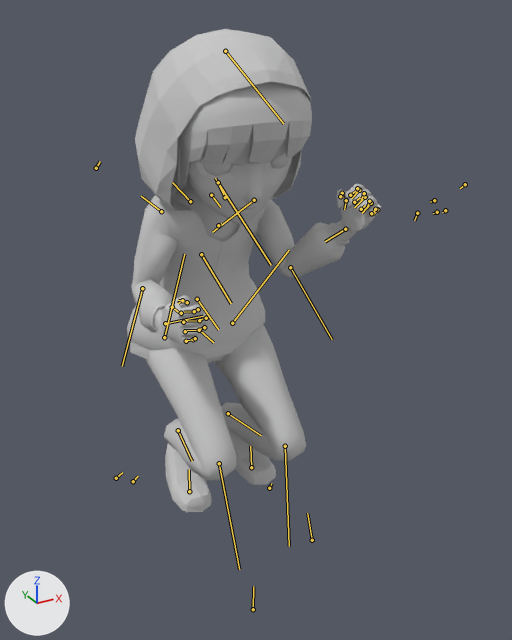
Renders of the FBX model Graphic/Animation/C_Seed_Ani12@Fall_End.FBX from each side of a commit.
One viewpoint serves both versions: a 50 mm lens placed at (-0.354, -0.802, 0.398), pointed at (0.048, -0.071, 0.033). Every picture has the same lights, and +X, +Y and +Z are marked at lower left. Both versions are drawn at frame -74 of the action 'Fall_End'; the numbers are the values there. The bones that bend it are drawn over the model as lines.
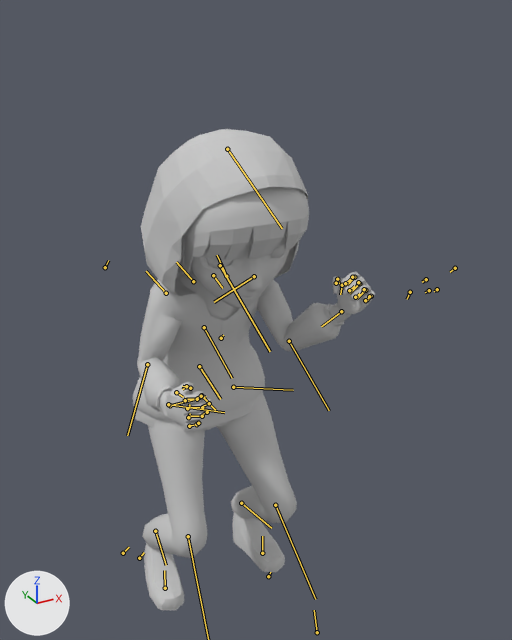
What differs and where, as boxes (x1, y1, x2, y2) in the pictures (512 x 640 px):
'Object005', posed: before (127, 29, 381, 512); after (133, 129, 375, 610)
bone 'Bip001 L Thigh', root to tip: before (232, 323) to (289, 250); after (233, 387) to (293, 390)
bone 'Bip001 L Calf', root to tip: before (285, 446) to (289, 546); after (275, 505) to (315, 599)
bone 'Bip001 L Foot', root to tip: before (228, 413) to (261, 435); after (241, 503) to (271, 528)
bone 'Bip001 R Thigh', root to tip: before (164, 337) to (184, 254); after (168, 404) to (224, 412)
bone 'Bip001 R Foot', root to tip: before (178, 430) to (192, 461); after (155, 531) to (166, 565)

The change, as a diff of the scene's bpy script:
```diff
--- a/Graphic/Animation/C_Seed_Ani12@Fall_End.FBX.py
+++ b/Graphic/Animation/C_Seed_Ani12@Fall_End.FBX.py
@@ bone_rig_object @@
 bone_rig_object = bpy.data.objects['Bip001 center']  # the whole rig 'Bip001 center'
-bone_rig_object.location = (0.0, 0.0, 0.0)
+bone_rig_object.location = (0.0, 0.0, -0.101)
@@ bone_bip001_l_thigh @@
 bone_bip001_l_thigh = bpy.data.objects['Bip001 center'].pose.bones['Bip001 L Thigh']  # child of 'Bip001 Spine'
-bone_bip001_l_thigh.rotation_quaternion = (0.888, -0.042, -0.011, 0.457)  # degrees (-5, 1, 54)
+bone_bip001_l_thigh.rotation_quaternion = (0.961, -0.011, 0.07, 0.268)  # degrees (1, 8, 31)
@@ bone_bip001_l_calf @@
 bone_bip001_l_calf = bpy.data.objects['Bip001 center'].pose.bones['Bip001 L Calf']  # child of 'Bip001 L Thigh'
-bone_bip001_l_calf.rotation_quaternion = (0.527, 0.0, 0.0, -0.85)  # degrees (0, 0, -116)
+bone_bip001_l_calf.rotation_quaternion = (0.829, 0.0, 0.0, -0.56)  # degrees (0, 0, -68)
@@ bone_bip001_l_foot @@
 bone_bip001_l_foot = bpy.data.objects['Bip001 center'].pose.bones['Bip001 L Foot']  # child of 'Bip001 L Calf'
-bone_bip001_l_foot.rotation_quaternion = (0.765, -0.015, 0.005, 0.643)  # degrees (-1, 2, 80)
+bone_bip001_l_foot.rotation_quaternion = (0.886, 0.009, -0.081, 0.457)  # degrees (-3, -9, 55)
@@ bone_bip001_r_thigh @@
 bone_bip001_r_thigh = bpy.data.objects['Bip001 center'].pose.bones['Bip001 R Thigh']  # child of 'Bip001 Spine'
-bone_bip001_r_thigh.rotation_quaternion = (0.865, 0.027, 0.032, 0.5)  # degrees (5, 2, 60)
+bone_bip001_r_thigh.rotation_quaternion = (0.966, 0.001, -0.024, 0.258)  # degrees (-1, -3, 30)
@@ bone_bip001_r_calf @@
 bone_bip001_r_calf = bpy.data.objects['Bip001 center'].pose.bones['Bip001 R Calf']  # child of 'Bip001 R Thigh'
-bone_bip001_r_calf.rotation_quaternion = (0.516, 0.0, 0.0, -0.856)  # degrees (0, 0, -118)
+bone_bip001_r_calf.rotation_quaternion = (0.827, 0.0, 0.0, -0.562)  # degrees (0, 0, -68)
@@ bone_bip001_r_foot @@
 bone_bip001_r_foot = bpy.data.objects['Bip001 center'].pose.bones['Bip001 R Foot']  # child of 'Bip001 R Calf'
-bone_bip001_r_foot.rotation_quaternion = (0.79, 0.086, 0.014, 0.607)  # degrees (9, -5, 75)
+bone_bip001_r_foot.rotation_quaternion = (0.883, 0.07, 0.059, 0.461)  # degrees (10, 2, 55)
```
